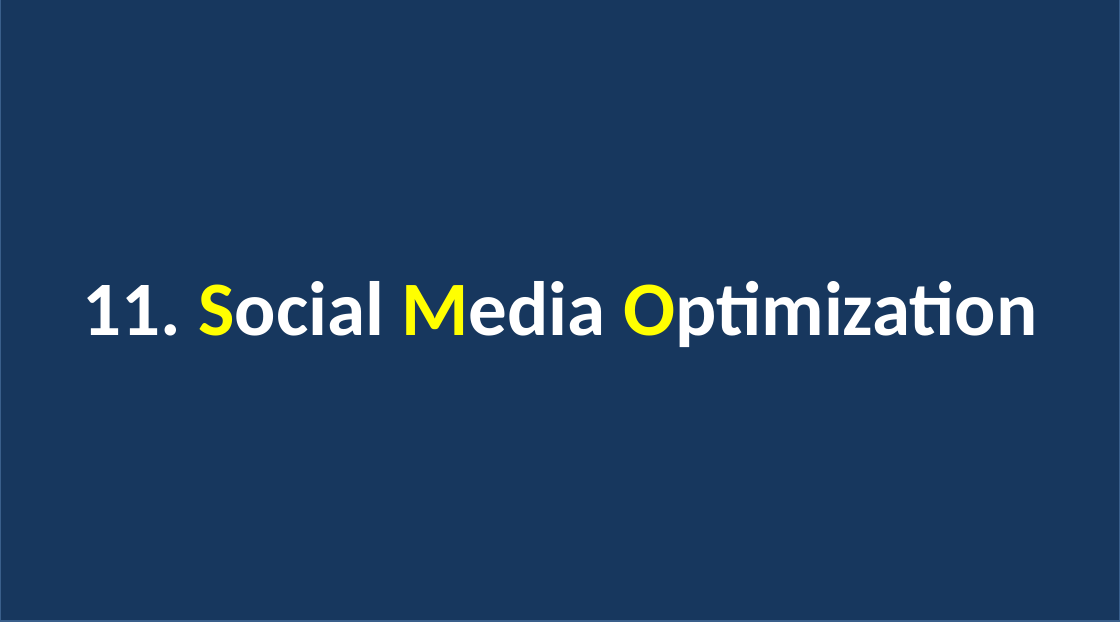
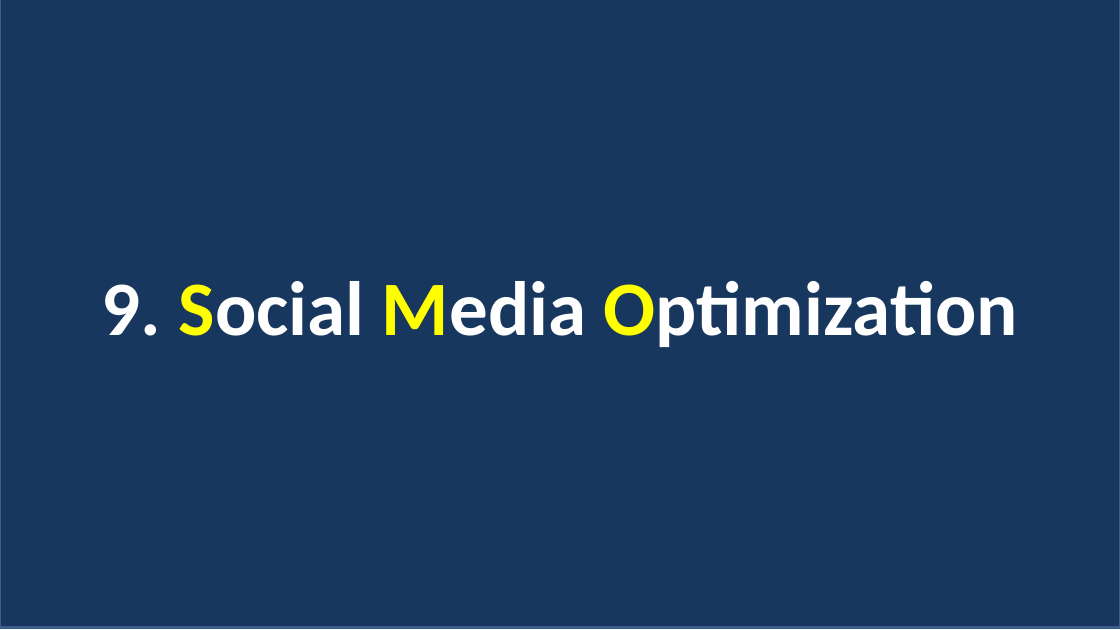
Before and after one commit to web37-ortdnipro/lesson14, a slide deck: slide 23 of lesson14.pptx (slide 29 before the commit). Drawn at 1120x630 pixels with LibreOffice and Linux fonts; fonts in the diff are those of the drawing. Boxes give left, top, right and bottom in pixels: in the first picture for what was removed or moved away, otherwise in the second. Text is boxed around its words. In the diff, an @@ line names an element or a change of style, - is before the commit and + after.

```diff
--- a/lesson14.pptx
+++ b/lesson14.pptx
@@ rectangle: place and size @@
-rectangle at (0,0,1120,621)
+rectangle at (0,0,1120,628)
@@ text at (102,281,1018,347): text changed @@
-11. Social Media Optimization
+9. Social Media Optimization
```
Also in this commit, not shown: 1 other slide changed, 6 slides removed, 2 other files.
